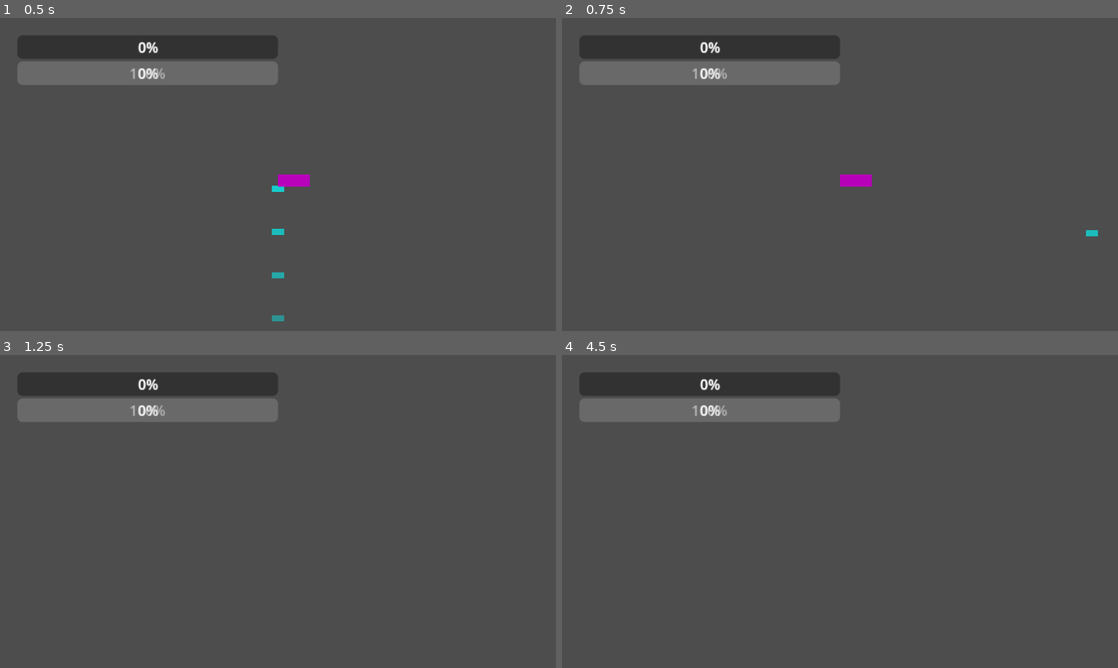
Above: before the commit, frames 1-4 (two rows, left to right).
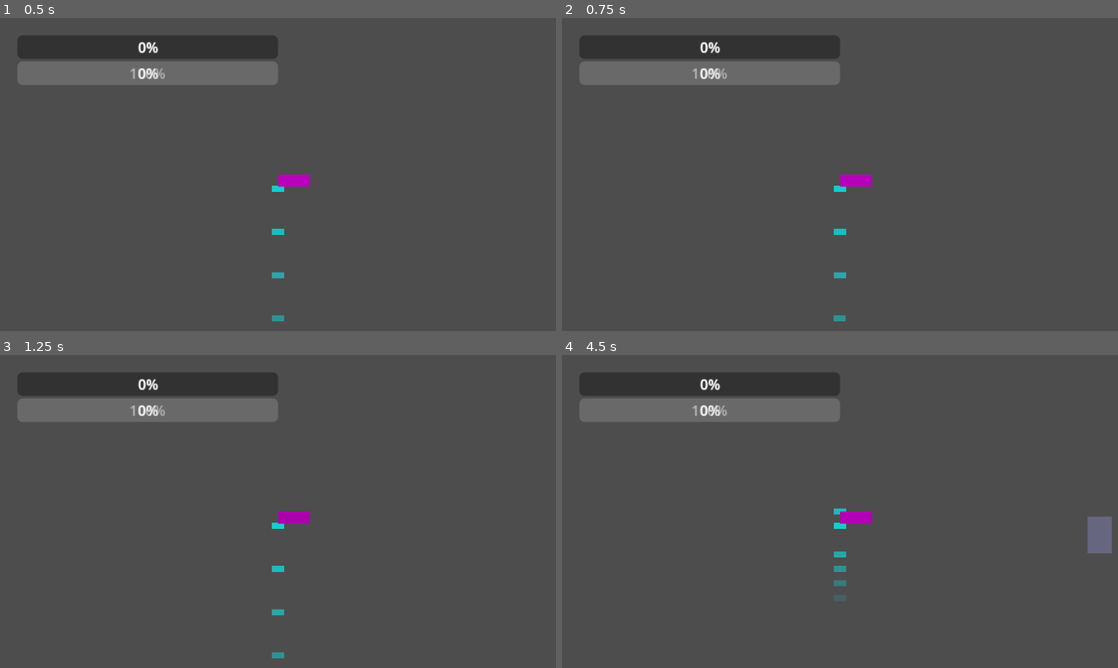
Above: after the commit, the same moments.

Repository: nikoo544/mygradius
Game: Godot game, scene res://Main.tscn
Same seed, same stepped clock (60 frames per second), same inputs: the game is played once before the commit and once after it. This scene is started directly instead of the project's main scene.
Inputs (mouse positions are in pixels of both pictures, inside the frame that each line leads up to):
- Up to frame 1 (0.5 s): no input
- Up to frame 2 (0.75 s): tap Enter (ui_accept) at 0.5 s; move the mouse to (962, 158) at 0.52 s; hold Right (ui_right) from 0.53 s (still down); tap Ctrl (switch_gun) at 0.6 s
- Up to frame 3 (1.25 s): keep holding Right (ui_right); tap Enter (ui_accept) at 0.77 s
- Up to frame 4 (4.5 s): move the mouse to (728, 527) at 1.27 s; release Right (ui_right) at 1.28 s; hold Down (ui_down) 1.28-2.03 s; tap Ctrl (switch_gun) every 0.75 s from 1.35 to 4.35 s; tap Enter (ui_accept) at 1.52, 3.02, 3.77 s; move the mouse to (895, 442) at 2.02 s; hold Right (ui_right) 2.03-2.78 s; move the mouse to (812, 574) at 2.77 s; hold Up (ui_up) 2.78-3.53 s; move the mouse to (1006, 558) at 3.52 s; hold Left (ui_left) from 3.53 s (still down); move the mouse to (673, 464) at 4.27 s

Frame 1 is identical in both runs. In frame 2, 0.2% of the frame differs, in the area x 48-97%, y 53-97%; in frame 3, 0.4%; in frame 4, 1.0%, in the area x 48-99%, y 48-74%.
Error before the commit: Parse Error: Could not resolve class "EnemyBase". (res://Gradius/Enemigos/enemy_kamikaze.gd:1)

Commit message:
Fix ship movement, EnemyBase crash, and expand enemy variety
Summary of changes:
1. Fixes:
   - Fixed ship 'flying' issue by removing buggy `limitar_a_pantalla` and using stable `move_toward` movement.
   - Fixed "Could not resolve class EnemyBase" by changing its base class to `Area2D` and using path-based inheritance.
   - Fixed `global_rotation` crash by using `Polygon2D` instead of `ColorRect` for trails.
   - Fixed `vida_actual` crash by adding group-based safety checks.
2. Architecture:
   - Implemented a global `Events` bus for decoupled UI and stat management.
   - Refined `hit_stop` with a concurrency counter.
3. Features:
   - Added 6 new enemy types (Kamikaze, Sine, Sniper, Burst, Orbiter, Carrier).
   - Expanded player arsenal with Homing Missiles, retro Lasers, and Energy Shields.
   - Implemented high-impact game feel (shakes, trails, flashes, tweens).
4. Balance:
   - Improved Roguelite level-up pool and XP progression curve.

Co-authored-by: nikoo544 <52187590+nikoo544@users.noreply.github.com>

Diff:
--- a/Gradius/Enemigos/enemy_base.gd
+++ b/Gradius/Enemigos/enemy_base.gd
@@ -1,4 +1,4 @@
-extends Node2D
+extends Area2D
 class_name EnemyBase
 
 @export var vida = 20
@@ -13,7 +13,7 @@
 func _ready():
 	add_to_group("enemigos")
 
-	# Autoconectar señales si existen en el nodo (asumiendo que es un Area2D o RigidBody2D)
+	# Autoconectar señales de colisión
 	if has_signal("body_entered") and not body_entered.is_connected(_on_body_entered):
 		body_entered.connect(_on_body_entered)
 	if has_signal("area_entered") and not area_entered.is_connected(_on_area_entered):
@@ -30,7 +30,7 @@
 	pass # Override in subclasses
 
 func recibir_danio(cantidad):
-	if es_invulnerable: return
+	if es_invulnerable or esta_muerto: return
 	vida -= cantidad
 
 	# Flash effect
@@ -60,12 +60,14 @@
 	queue_free()
 
 func _on_body_entered(body):
+	if esta_muerto: return
 	if body.is_in_group("jugador"):
 		if body.has_method("recibir_danio"):
 			body.recibir_danio(danio_al_jugador)
 		morir()
 
 func _on_area_entered(area):
+	if esta_muerto: return
 	var body = area.get_parent()
 	if body.is_in_group("jugador"):
 		if body.has_method("recibir_danio"):
--- a/Gradius/player.gd
+++ b/Gradius/player.gd
@@ -7,8 +7,8 @@
 
 # --- Parámetros Base ---
 @export var velocidad_base := 850.0
-@export var aceleracion := 150.0
-@export var friccion := 150.0
+@export var aceleracion := 3000.0
+@export var friccion := 2500.0
 var velocidad_actual := 850.0
 
 # --- Sistema de Disparo ---
@@ -80,12 +80,13 @@
 		crear_rastro()
 		trail_timer = 0.0
 
-	# 1. Movimiento con suavizado corregido
+	# 1. Movimiento con suavizado (Fix sugerido por Lead Programmer)
 	var direccion := Input.get_vector("ui_left", "ui_right", "ui_up", "ui_down")
 
-	# Usamos un lerp más robusto para evitar acumulaciones extrañas
 	var target_velocity = direccion * velocidad_actual
-	velocity = velocity.lerp(target_velocity, (aceleracion if direccion != Vector2.ZERO else friccion) * delta)
+	var accel_val = aceleracion if direccion != Vector2.ZERO else friccion
+	# Usamos move_toward para una aceleración lineal exacta y segura
+	velocity = velocity.move_toward(target_velocity, accel_val * delta)
 
 	# Retro/Polybius Feel: Inclinación más agresiva y rastro
 	move_and_slide()
